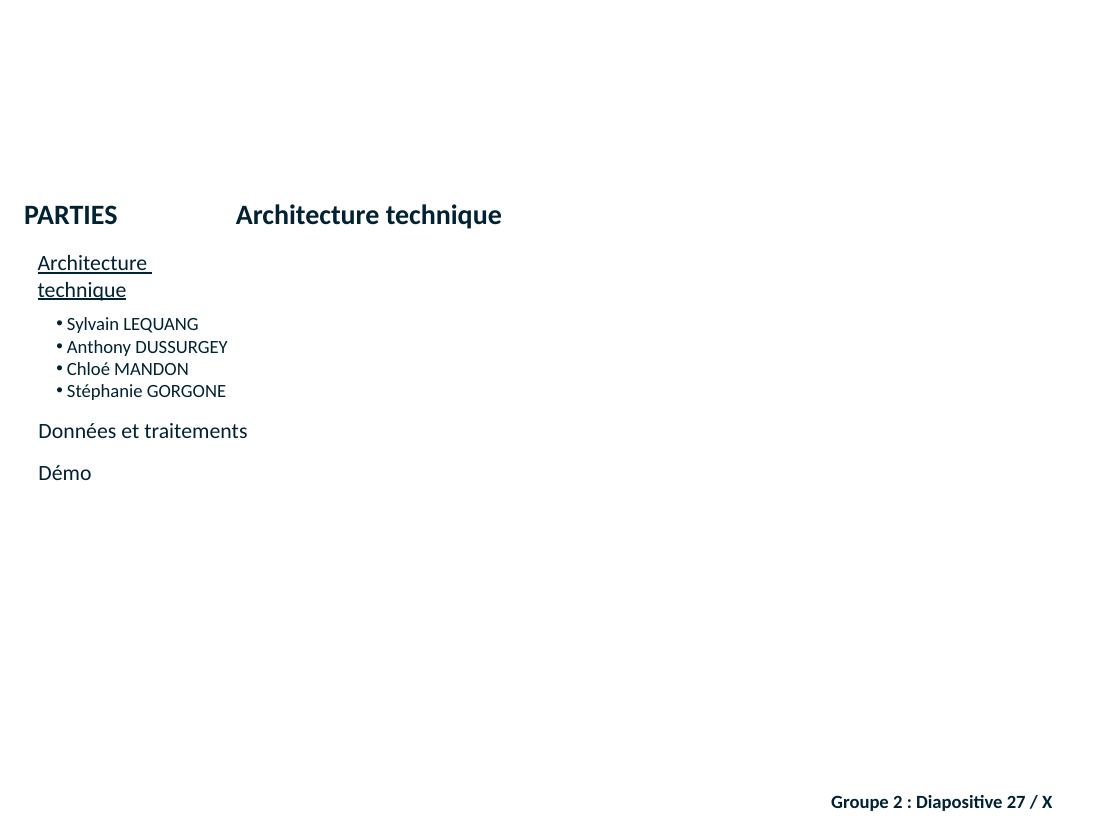
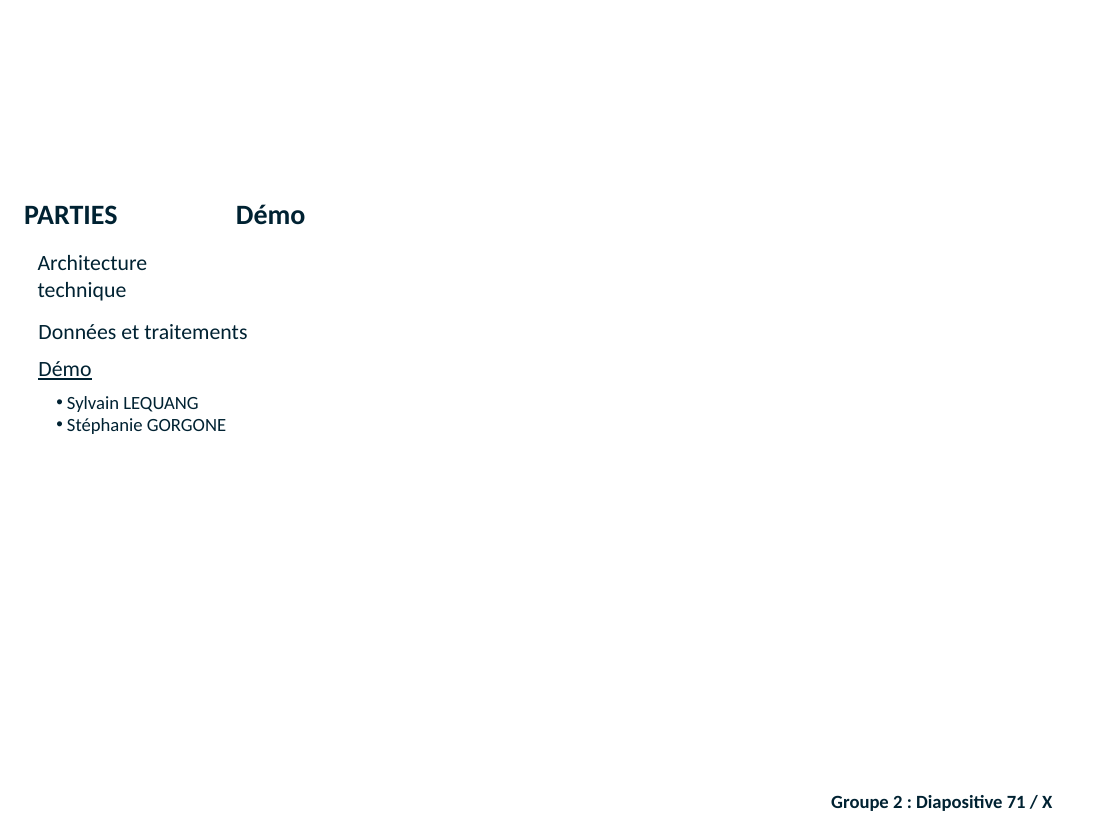
Before and after one commit to lobtec/dartiesgroupe2, a slide deck: slide 71 of PROJET/Soutenance Finale/Présentation finale.pptx (slide 27 before the commit). Drawn at 1120x840 pixels with LibreOffice and Linux fonts; fonts in the diff are those of the drawing; background and template pictures are left out. Boxes give left, top, right and bottom in pixels: in the first picture for what was removed or moved away, otherwise in the second. Text is boxed around its words. In the diff, an @@ line names an element or a change of style, - is before the commit and + after.

```diff
--- a/PROJET/Soutenance Finale/Présentation finale.pptx
+++ b/PROJET/Soutenance Finale/Présentation finale.pptx
@@ text removed at (236,204,502,229) @@
-Architecture technique
@@ text added at (236,204,305,225), 18 pt, text #002232, bold @@
+Démo
@@ text "Architecture" at (38,255,148,301): underline off @@
@@ text "Données et traitements": place and size @@
-text "Données et traitements" at (38,423,247,438)
+text "Données et traitements" at (38,324,247,339)
@@ text "Démo": place and size @@
-text "Démo" at (38,465,91,480)
+text "Démo" at (38,361,91,380)
@@ text "Démo" at (38,361,91,380): underline on @@
@@ text at (67,340,227,375): paragraphs removed @@
-• Anthony DUSSURGEY
-• Chloé MANDON
@@ text "Sylvain LEQUANG": place and size @@
-text "Sylvain LEQUANG" at (67,317,227,400)
+text "Sylvain LEQUANG" at (67,396,226,434)
@@ text at (831,795,1052,811): text changed @@
-Groupe 2 : Diapositive 27 / X
+Groupe 2 : Diapositive 71 / X
```
Also in this commit, not shown: 12 other slides changed, 48 slides added, 2 slides removed.
